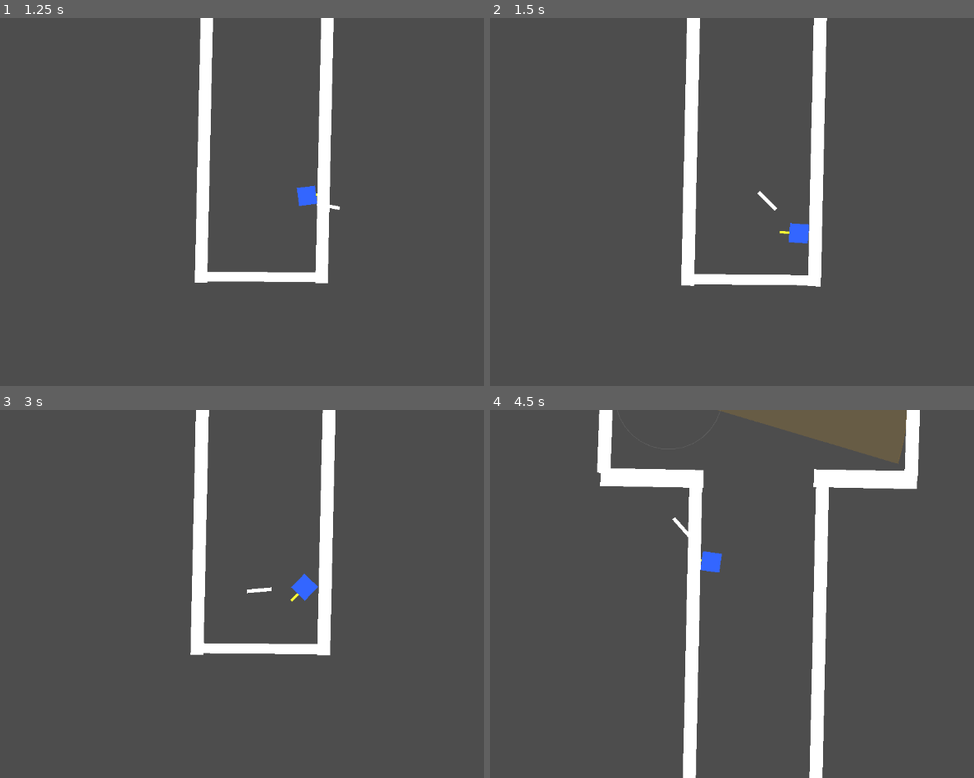
Above: before the commit, frames 1-4 (two rows, left to right).
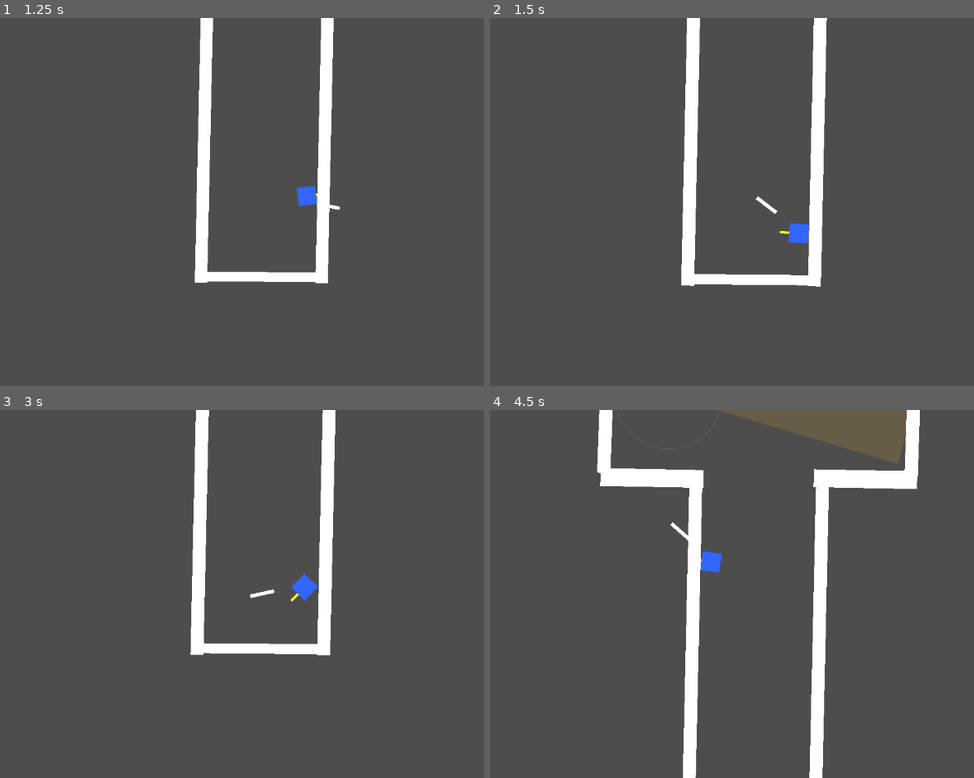
Above: after the commit, the same moments.

Repository: chimoochi/flash-fire
Game: Godot game, scene res://workspace.tscn
The game is run twice, just before and just after one commit, with the same random seed, the same clock (stepped at 60 frames per second) and the same inputs.
Inputs (mouse positions are in pixels of both pictures, inside the frame that each line leads up to):
- Up to frame 1 (1.25 s): tap Enter at 0.5 s; move the mouse to (401, 183) at 0.52 s; hold D (MoveRight) from 0.53 s (still down); tap Shift (Dash) at 0.6 s
- Up to frame 2 (1.5 s): move the mouse to (620, 220) at 1.27 s; release D (MoveRight) at 1.28 s; hold S (MoveDown) from 1.28 s (still down); tap Space (shoot) at 1.35 s
- Up to frame 3 (3 s): move the mouse to (324, 513) at 2.02 s; release S (MoveDown) at 2.03 s; hold D (MoveRight) 2.03-2.78 s; tap Shift (Dash) at 2.1 s; move the mouse to (227, 667) at 2.77 s; hold W (MoveUp) from 2.78 s (still down); tap Space (shoot) at 2.85 s
- Up to frame 4 (4.5 s): move the mouse to (944, 649) at 3.52 s; release W (MoveUp) at 3.53 s; hold A (MoveLeft) from 3.53 s (still down); tap Shift (Dash) at 3.6 s; move the mouse to (552, 538) at 4.27 s; tap Space (shoot) at 4.35 s

Frame 1 is identical in both runs. In frame 2, 0.1% of the frame differs, in the area x 54-60%, y 46-54%; in frame 3, 0.1%; in frame 4, less than 0.1%.

Commit message:
fixed swing animation

Diff:
--- a/GodotGame/scripts/attacks/swing_melee.gd
+++ b/GodotGame/scripts/attacks/swing_melee.gd
@@ -31,8 +31,8 @@
 	hit_targets.clear()
 
 	var duration = 0.25
-	var start_angle = deg_to_rad(-135)
-	var end_angle = deg_to_rad(45)
+	var start_angle = deg_to_rad(45)
+	var end_angle = deg_to_rad(-45)
 	var start_dist = 10.0
 	var peak_dist = 50.0
 
@@ -46,10 +46,8 @@
 		CameraService.kick(Vector2(0.05, 0.05))
 
 	var tween = create_tween()
-	tween.set_parallel(true)
-
-	tween.tween_property(pivot, "rotation", end_angle, duration).set_trans(Tween.TRANS_EXPO).set_ease(Tween.EASE_OUT)
-	tween.tween_property(visual, "position:x", peak_dist, duration).set_trans(Tween.TRANS_BACK).set_ease(Tween.EASE_OUT)
+	tween.tween_property(visual, "position:x", peak_dist, duration * 0.5).set_trans(Tween.TRANS_EXPO).set_ease(Tween.EASE_OUT)
+	tween.tween_property(pivot, "rotation", end_angle, duration).set_trans(Tween.TRANS_QUART).set_ease(Tween.EASE_OUT)
 
 	await tween.finished
 
@@ -99,10 +97,9 @@
 		if is_player:
 			if collider.is_in_group("Enemy") and collider.has_method("take_damage"):
 				collider.take_damage(damage)
-				hit_targets.append(collider) # Mark  hit
+				hit_targets.append(collider)
 				CameraService.shake(0.1)
 		else:
-			# Enemy Logic
 			if collider.is_in_group("Player"):
 				hit_targets.append(collider)
 				CameraService.shake(0.1)
--- /dev/null
+++ b/GodotGame/scripts/utils/KnockbackService.gd
@@ -0,0 +1 @@
+extends Node
Not shown, added: GodotGame/scripts/utils/KnockbackService.gd.uid
